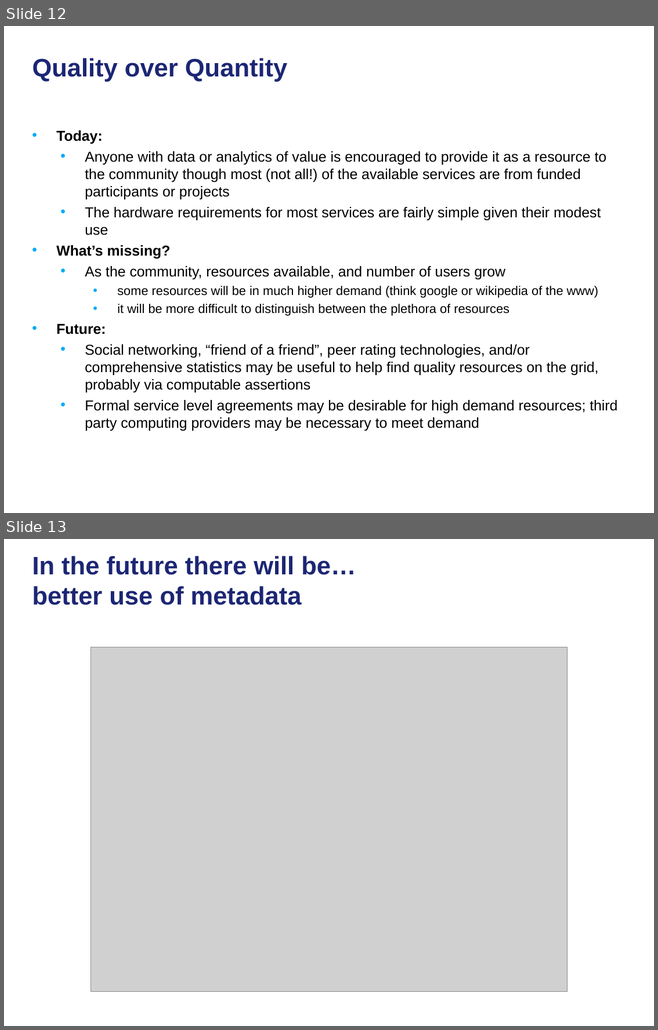
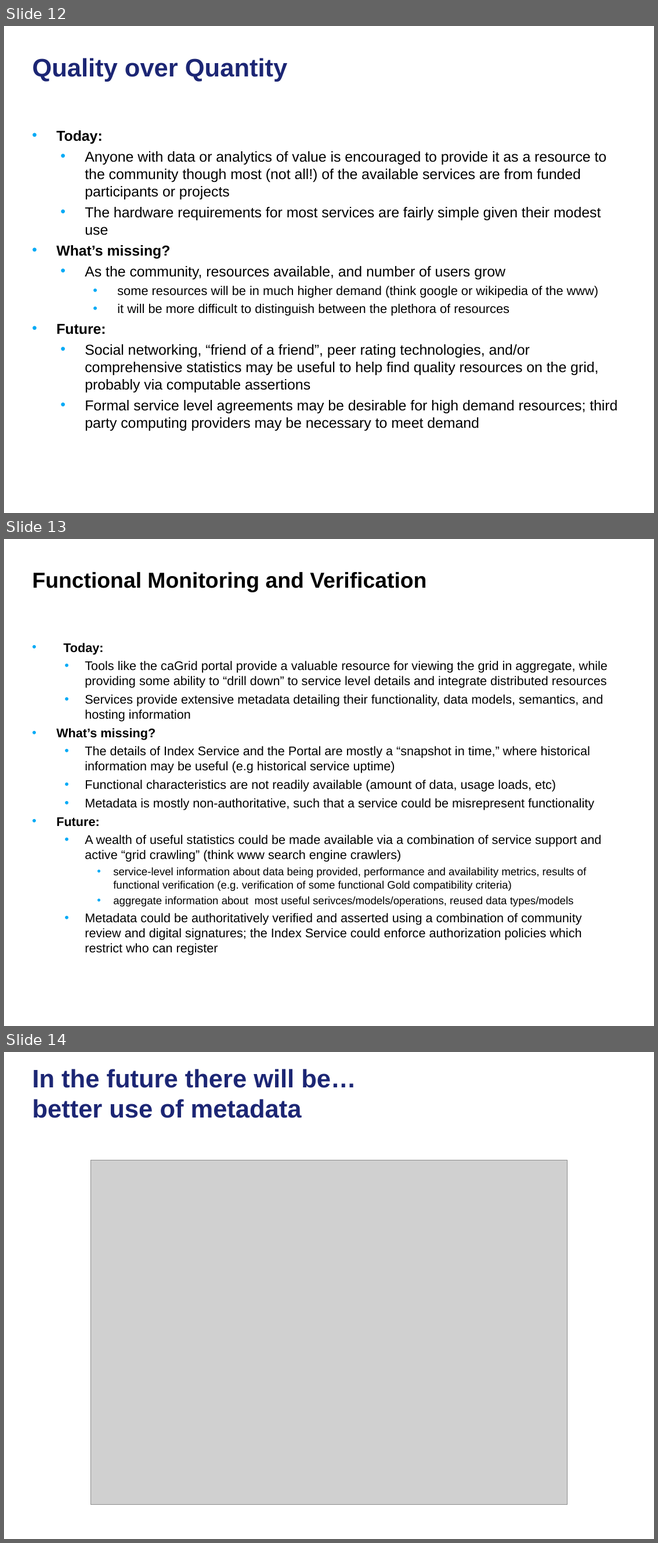
Before and after one commit to NCIP/cagrid-docs, a slide deck: presentations/200810_VCDE_ARCH/20081028_Arch_VCDE_caGrid_Future.ppt. Shown one above the other, each under a label of ours: slides 12 and 13 before the commit, slides 12, 13 and 14 after it. The pictures are 658x1030 and 658x1543 pixels, drawn with LibreOffice and Linux fonts; fonts in the diff are those of the drawing; grey boxes stand for pictures; background and template pictures are left out. Boxes give left, top, right and bottom in pixels: in the first picture for what was removed or moved away, otherwise in the second. Text is boxed around its words. In the diff, an @@ line names an element or a change of style, - is before the commit and + after.

```diff
--- a/presentations/200810_VCDE_ARCH/20081028_Arch_VCDE_caGrid_Future.ppt
+++ b/presentations/200810_VCDE_ARCH/20081028_Arch_VCDE_caGrid_Future.ppt
@@ slide 13 added at [4,539,654,1026], background picture (left out) @@
@@ title added at [32,572,426,592], 24 pt, text #000000, bold @@
+Functional Monitoring and Verification
@@ text added at [56,643,607,955], 13.9 pt, text #000000 @@
+• Today:
+  • Tools like the caGrid portal provide a valuable resource for viewing the grid in aggregate, while providing some ability to “drill down” to service level details and integrate distributed resources
+  • Services provide extensive metadata detailing their functionality, data models, semantics, and hosting information
+• What’s missing?
+  • The details of Index Service and the Portal are mostly a “snapshot in time,” where historical information may be useful (e.g historical service uptime)
+  • Functional characteristics are not readily available (amount of data, usage loads, etc)
+  • Metadata is mostly non-authoritative, such that a service could be misrepresent functionality
+• Future:
+  • A wealth of useful statistics could be made available via a combination of service support and active “grid crawling” (think www search engine crawlers)
+    • service-level information about data being provided, performance and availability metrics, results of functional verification (e.g. verification of some functional Gold compatibility criteria)
+    • aggregate information about most useful serivces/models/operations, reused data types/models
+  • Metadata could be authoritatively verified and asserted using a combination of community review and digital signatures; the Index Service could enforce authorization policies which restrict who can register
@@ what was slide 13 is now slide 14 @@
```
Also in this commit, not shown: 4 slides changed.
